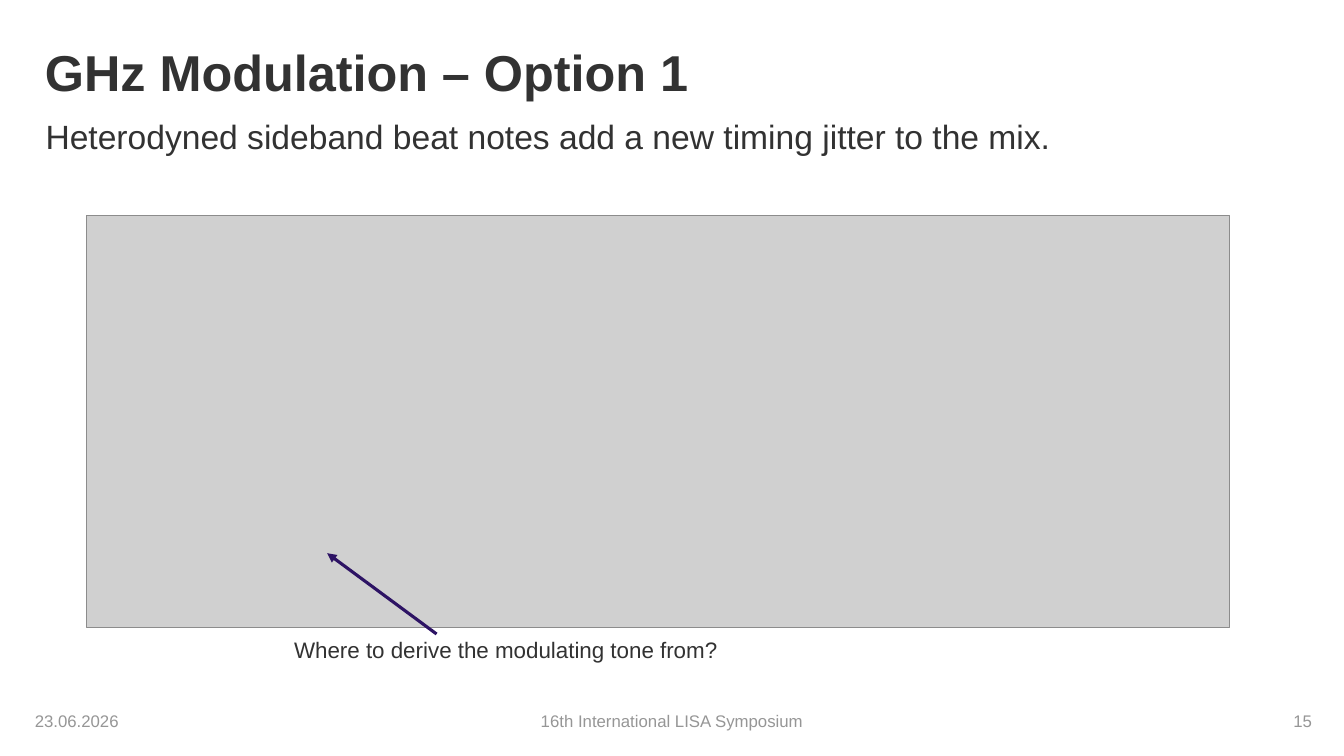
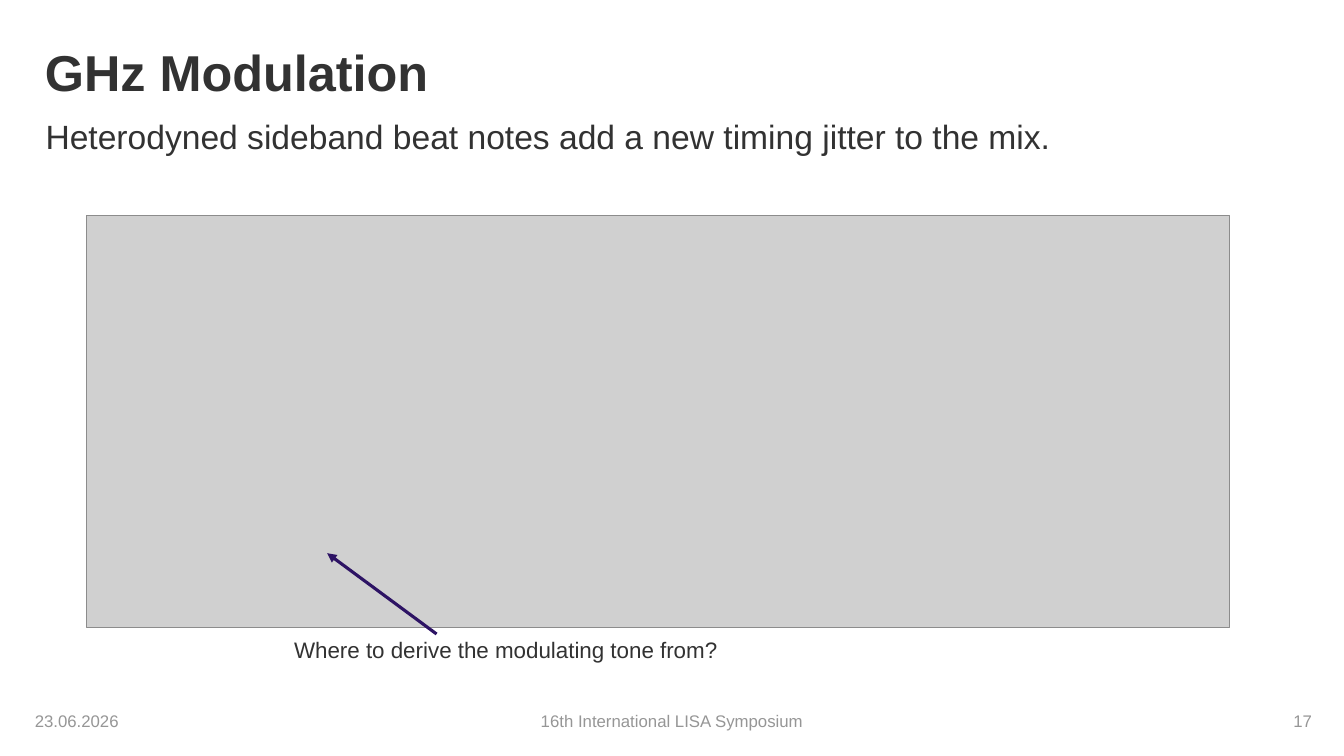
Before and after one commit to karinkruuse/Esitlused, a slide deck: slide 17 of Kruuse_Symposium_2026 - Copy 1.pptx (slide 15 before the commit). Drawn at 1344x756 pixels with LibreOffice and Linux fonts; fonts in the diff are those of the drawing; grey boxes stand for pictures; background and template pictures are left out. Boxes give left, top, right and bottom in pixels: in the first picture for what was removed or moved away, otherwise in the second. Text is boxed around its words. In the diff, an @@ line names an element or a change of style, - is before the commit and + after.

Commit message:
last fixes

```diff
--- a/Kruuse_Symposium_2026 - Copy 1.pptx
+++ b/Kruuse_Symposium_2026 - Copy 1.pptx
@@ title at (x1=45, y1=54, x2=428, y2=92): text changed @@
-GHz Modulation – Option 1
+GHz Modulation
@@ page number at (x1=1293, y1=715, x2=1312, y2=727): text changed @@
-15
+17
```
Also in this commit, not shown: 2 other slides changed, 1 slide added.
